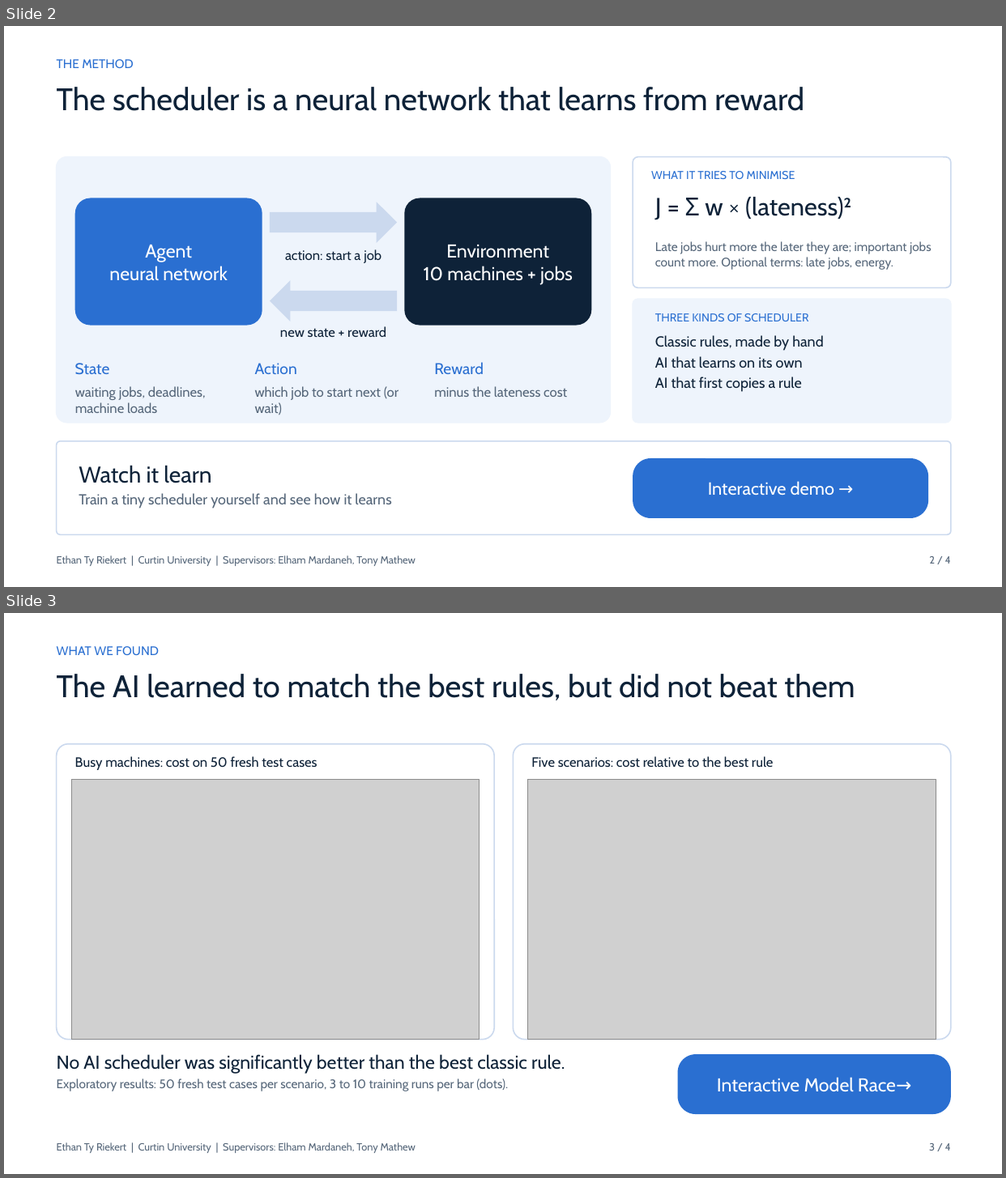
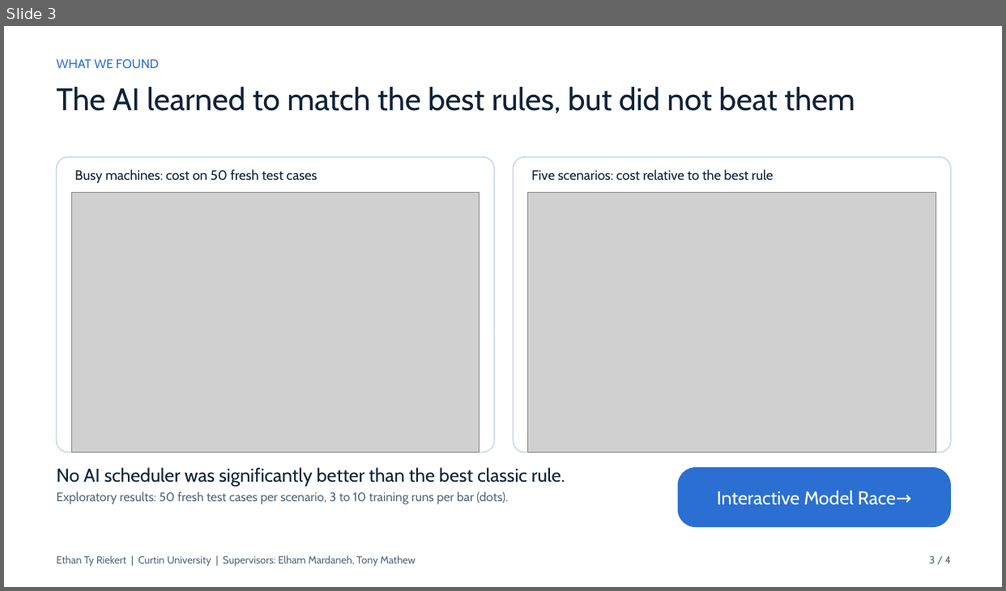
Before and after one commit to Ethan-Ty-Riekert/Neural-Knapsack-Research-Project, a slide deck: app/slides/Final_Presentation.pptx. Shown one above the other, each under a label of ours: slides 2 and 3 before the commit, slide 3 after it. The pictures are 1006x1178 and 1006x591 pixels, drawn with LibreOffice and Linux fonts; fonts in the diff are those of the drawing; grey boxes stand for pictures. Boxes give left, top, right and bottom in pixels: in the first picture for what was removed or moved away, otherwise in the second. Text is boxed around its words. In the diff, an @@ line names an element or a change of style, - is before the commit and + after.

```diff
--- a/app/slides/Final_Presentation.pptx
+++ b/app/slides/Final_Presentation.pptx
@@ slide 2 removed at bbox=[4, 26, 1002, 587], background #FFFFFF @@
@@ text removed at bbox=[57, 59, 134, 68] @@
-THE METHOD
@@ text removed at bbox=[57, 87, 804, 111] @@
-The scheduler is a neural network that learns from reward
@@ rounded rectangle removed at bbox=[57, 157, 611, 423] @@
@@ rounded rectangle removed at bbox=[633, 157, 951, 288] @@
@@ text removed at bbox=[651, 171, 795, 179] @@
-WHAT IT TRIES TO MINIMISE
@@ rounded rectangle removed at bbox=[75, 199, 262, 326] @@
-Agent
-neural network
@@ right arrow removed at bbox=[270, 202, 397, 243] @@
@@ rounded rectangle removed at bbox=[404, 199, 592, 326] @@
-Environment
-10 machines + jobs
@@ text removed at bbox=[655, 197, 851, 220] @@
-J = Σ w × (lateness)²
@@ text removed at bbox=[655, 241, 931, 270] @@
-Late jobs hurt more the later they are; important jobs count more. Optional terms: late jobs, energy.
@@ text removed at bbox=[285, 250, 381, 263] @@
-action: start a job
@@ left arrow removed at bbox=[270, 280, 397, 322] @@
@@ rounded rectangle removed at bbox=[633, 299, 951, 423] @@
@@ text removed at bbox=[655, 314, 808, 322] @@
-THREE KINDS OF SCHEDULER
@@ text removed at bbox=[280, 327, 386, 337] @@
-new state + reward
@@ text removed at bbox=[655, 335, 823, 392] @@
-Classic rules, made by hand
-AI that learns on its own
-AI that first copies a rule
@@ text removed at bbox=[75, 363, 110, 375] @@
-State
@@ text removed at bbox=[255, 363, 297, 374] @@
-Action
@@ text removed at bbox=[434, 362, 484, 374] @@
-Reward
@@ text removed at bbox=[75, 386, 206, 413] @@
-waiting jobs, deadlines, machine loads
@@ text removed at bbox=[255, 386, 398, 415] @@
-which job to start next (or wait)
@@ text removed at bbox=[434, 386, 567, 397] @@
-minus the lateness cost
@@ rounded rectangle removed at bbox=[57, 442, 951, 535] @@
@@ rounded rectangle removed at bbox=[633, 459, 928, 518] @@
-Interactive demo →
@@ text removed at bbox=[79, 465, 391, 509] @@
-Watch it learn
-Train a tiny scheduler yourself and see how it learns
@@ text removed at bbox=[57, 556, 415, 566] @@
-Ethan Ty Riekert | Curtin University | Supervisors: Elham Mardaneh, Tony Mathew
@@ text removed at bbox=[929, 557, 951, 564] @@
-2 / 4
```
Also in this commit, not shown: 1 slide changed, 1 slide added, 12 other files.
